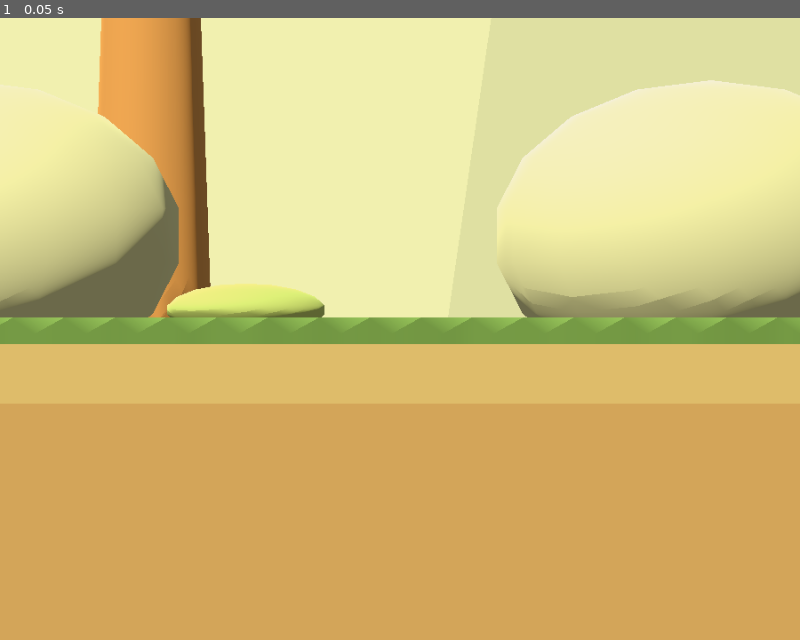
Above: before the commit, frame 1.
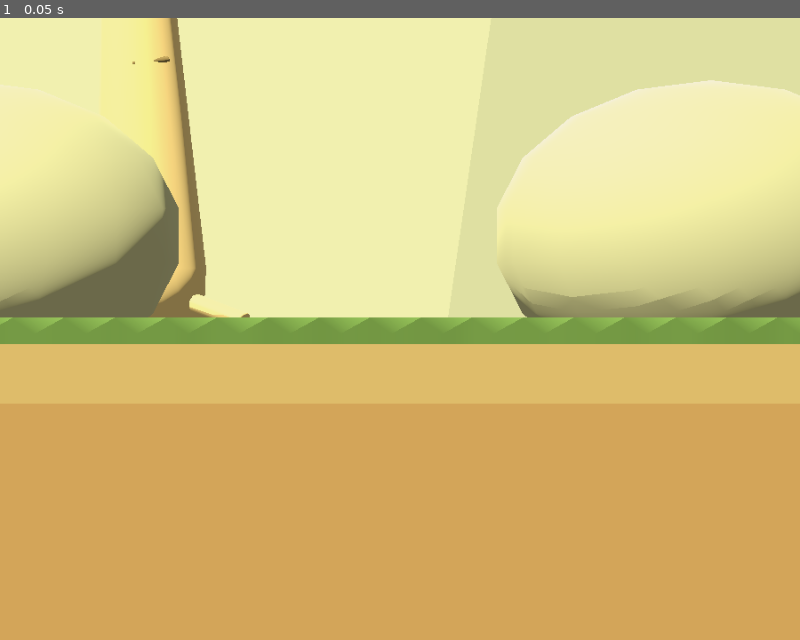
Above: after the commit, the same moment.

Repository: apps-skymesh/tuvlo-world
Game: Godot game, scene res://scenes/homestead.tscn
Two runs of this game, one before a commit and one after it. Both use one fixed random seed, a clock stepped at 60 frames per second and the inputs below.
Inputs:
- Up to frame 1 (0.05 s): no input

The runs differ from the first frame. In frame 1, 4.6% of the frame differs, in the area x 12-41%, y 0-49%.

Commit message:
WIP: landscape craft assets and presentation (unverified)
Committed to free the shared checkout at the owner's request; not tested or pushed.

Co-Authored-By: Claude Opus 5.5 <noreply@anthropic.com>
Claude-Session: https://claude.ai/code/session_0169ASwnyfGDhXdMU7BdNvfX

Diff:
--- /dev/null
+++ b/Godot/scripts/landscape_art.gd
@@ -0,0 +1,31 @@
+class_name HomesteadLandscapeArt
+extends RefCounted
+
+const MODELS={
+ "grove_tree":preload("res://assets/grove_tree/cozy_grove_tree.glb"),
+ "aspen_tree":preload("res://assets/aspen_tree/cozy_aspen_tree.glb"),
+ "pine_tree":preload("res://assets/pine_tree/cozy_pine_tree.glb"),
+ "path":preload("res://assets/path/cozy_path.glb"),
+ "flowers":preload("res://assets/flowers/cozy_flowers.glb"),
+ "rocks":preload("res://assets/rocks/cozy_rocks.glb")}
+static var materials={}
+
+static func attach(parent: Node3D,kind: String) -> Node3D:
+ var model=MODELS[kind].instantiate()
+ parent.add_child(model)
+ prepare(model)
+ return model
+
+static func prepare(node: Node):
+ if node is MeshInstance3D:
+  for index in node.mesh.get_surface_count():
+   var source=node.get_active_material(index)
+   var key=source.resource_name
+   # Share immutable materials; retain the stone's separate moss surface.
+   if not materials.has(key):
+    var material=source.duplicate()
+    material.vertex_color_use_as_albedo=true
+    materials[key]=material
+   if node.mesh.get_surface_count()==1: node.material_override=materials[key]
+   else: node.set_surface_override_material(index,materials[key])
+ for child in node.get_children(): prepare(child)
--- a/Godot/scripts/presentation.gd
+++ b/Godot/scripts/presentation.gd
@@ -264,9 +264,9 @@
 		var holder=Node3D.new()
 		patch.add_child(holder)
 		holder.position=spots[i]
-		holder.scale=Vector3.ONE*(0.85+0.12*(i%3))
+		holder.scale=Vector3(1.45,1,1.45)*(0.85+0.12*(i%3))
 		holder.rotation.y=i*1.3
-		tree(holder,false)
+		tree(holder,false,i%3)
 	var pile=Node3D.new()
 	patch.add_child(pile)
 	pile.position=Vector3(0.3,0,0.9)
@@ -836,18 +836,10 @@
 	for y in [0.84,1.05]:
 		HomesteadMesh.box(root,Vector3(0,y,-0.32),Vector3(1.8,0.15,0.11),"c49a70",0.045)
 
-func tree(root: Node3D,ghost: bool):
-	HomesteadMesh.cylinder(root,Vector3(0,0.85,0),0.16,1.7,"9b7c59",0.1)
-	HomesteadMesh.rod(root,Vector3(0,1.1,0),Vector3(0.48,2.0,0.1),0.085,"9b7c59")
-	var crown=Node3D.new()
-	root.add_child(crown)
-	crown.position.y=1.45
-	HomesteadMesh.ellipsoid(crown,Vector3(-0.39,0.69,0.06),Vector3(0.72,0.85,0.73),"3f9a45")
-	HomesteadMesh.ellipsoid(crown,Vector3(0.34,0.88,-0.03),Vector3(0.76,1.02,0.76),"58b84e")
-	HomesteadMesh.ellipsoid(crown,Vector3(0.04,1.46,0.04),Vector3(0.62,0.81,0.62),"7ed45c")
-	if not ghost: foliage.append(crown)
-	for p in [Vector3(0.25,0.05,0.28),Vector3(-0.3,0.04,0.1)]:
-		HomesteadMesh.ellipsoid(root,p,Vector3(0.21,0.07,0.15),"92a677")
+func tree(root: Node3D,ghost: bool,variant=0):
+	var model=HomesteadLandscapeArt.attach(root,["grove_tree","aspen_tree","pine_tree"][posmod(variant,3)])
+	var crown=model.find_child("Crown",true,false)
+	if crown and not ghost: foliage.append(crown)
 
 # The mission tree has its own seedling, young, and mature forms. The mature
 # canopy keeps its existing overhang; the one-square stem placement never moves.
@@ -863,33 +855,15 @@
 	model.configure(wins,yellow,reduced_motion,ghost)
 
 func flowers(root: Node3D,ghost: bool):
-	HomesteadMesh.ellipsoid(root,Vector3(0,0.035,0),Vector3(0.46,0.05,0.43),"91a778")
-	var patch=Node3D.new()
-	root.add_child(patch)
-	for i in 5:
-		var a=i*2.4
-		var p=Vector3(cos(a)*0.28,0.28+(i%2)*0.13,sin(a)*0.27)
-		HomesteadMesh.rod(patch,Vector3(p.x,0,p.z),p,0.018,"779365")
-		HomesteadMesh.ellipsoid(patch,Vector3(p.x+0.08,p.y*0.5,p.z),Vector3(0.12,0.045,0.06),"8da36e")
-		for petal in 5:
-			var angle=petal*TAU/5
-			HomesteadMesh.ellipsoid(patch,p+Vector3(cos(angle)*0.075,0,sin(angle)*0.075),Vector3(0.075,0.05,0.075),"f25b6a" if i%2 else "ffe14a")
-		HomesteadMesh.ellipsoid(patch,p+Vector3(0,0.035,0),Vector3.ONE*0.05,"f2a31a")
-	if not ghost: foliage.append(patch)
+	var model=HomesteadLandscapeArt.attach(root,"flowers")
+	var crown=model.find_child("Crown",true,false)
+	if crown and not ghost: foliage.append(crown)
 
 func rocks(root: Node3D):
-	var r=HomesteadMesh.ellipsoid(root,Vector3(-0.1,0.26,0),Vector3(0.38,0.3,0.34),"a7afa2")
-	r.rotation.z=0.22
-	HomesteadMesh.ellipsoid(root,Vector3(0.25,0.12,0.2),Vector3(0.2,0.15,0.18),"bec4b1")
+	HomesteadLandscapeArt.attach(root,"rocks")
+
 func path_tile(root: Node3D):
-	# Worn fitted stones leave small grass seams, rather than square beige blocks.
-	for i in 3:
-		var pivot=Node3D.new()
-		root.add_child(pivot)
-		pivot.position=Vector3(-0.24+i*0.23,0,0.10 if i%2 else -0.12)
-		pivot.rotation.y=-0.07+i*0.06
-		var outline=HomesteadMesh.rounded_outline(0.37,0.66 if i%2 else 0.72,0.11)
-		HomesteadMesh.polygon_slab(pivot,outline,0.06,0.025,["c4bda7","d0c4a7","bbb9a3"][i])
+	HomesteadLandscapeArt.attach(root,"path")
 	if data!=null and data.approvals>=55:
 		for x in [-0.42,0.42]:
 			HomesteadMesh.ellipsoid(root,Vector3(x,0.08,0.25),Vector3(0.05,0.035,0.07),"d8bf7d")
@@ -1120,8 +1094,8 @@
 		var holder=Node3D.new()
 		grove.add_child(holder)
 		holder.position=Vector3(-4.5+i*2.8,0,-4.3+sin(i*1.9)*0.5)
-		holder.scale=Vector3.ONE*(0.65+0.06*(i%2))
-		tree(holder,false)
+		holder.scale=Vector3(1.45,1,1.45)*(0.65+0.06*(i%2))
+		tree(holder,false,i%3)
 	# An asymmetric sweep of meadow flowers, rather than a grid of filler props.
 	for i in 22:
 		var angle=float(i)*0.24-1.5
@@ -1174,8 +1148,8 @@
 		var holder=Node3D.new()
 		ridge.add_child(holder)
 		holder.position=Vector3(-4.8+i*1.85,0,1.4+sin(i*1.7)*0.7)
-		holder.scale=Vector3.ONE*(0.54+0.07*(i%3))
-		tree(holder,false)
+		holder.scale=Vector3(1.45,1,1.45)*(0.54+0.07*(i%3))
+		tree(holder,false,i%3)
 	for i in 9:
 		HomesteadMesh.ellipsoid(ridge,Vector3(-4.9+i*1.2,0.15,3+sin(i*1.3)*0.6),Vector3(0.35,0.25,0.27),"a5ae9d")
 
--- a/Godot/tests/mac_playground.gd
+++ b/Godot/tests/mac_playground.gd
@@ -17,6 +17,8 @@
 var next_sample=0.0
 var started_ms=0
 var initial_camera="overview"
+var landscape_craft=false
+var landscape_step=-1
 var pond_polish=false
 var pond_polish_step=-1
 var place_interactions=false
@@ -63,6 +65,7 @@
  var args=OS.get_cmdline_user_args()
  for index in args.size():
   if args[index]=="--construction": construction_review=true; windmill_slice=true; capture_times=[1.0,4.0,8.0,13.0,17.0]
+  if args[index]=="--landscape-craft": landscape_craft=true; farm_film=true; capture_times=[2.0,6.0,10.0,14.0,18.0]
   if args[index]=="--pond-polish": pond_polish=true; farm_film=true; capture_times=[2.0,5.0,10.0,18.0]
   if args[index]=="--place-interactions": place_interactions=true; quiet_place_slice=true; farm_film=true; capture_times=[3.0,7.0,14.0,21.0,28.0,36.0]
   if args[index]=="--quiet-visits": quiet_visits=true; quiet_place_slice=true; farm_film=true; capture_times=[]
@@ -84,7 +87,7 @@
   if args[index]=="--seconds" and index+1<args.size(): duration=clampf(float(args[index+1]),1,60)
   if args[index]=="--capture" and index+1<args.size(): output=args[index+1]
  if output!="": DirAccess.make_dir_recursive_absolute(output)
- if quiet_visits or pond_polish or animal_detail or place_interactions:
+ if quiet_visits or pond_polish or animal_detail or place_interactions or landscape_craft:
   # The desktop compositor can stop drawing an occluded movie window while
   # simulation continues. Keep only this disposable recording window visible.
   root.always_on_top=true
@@ -100,6 +103,7 @@
   tree_camera()
   tree_story_clock=0.0
   if well_slice: start_well_story()
+ if landscape_craft: landscape_portrait()
  if animals_slice: send("camera",{"mode":"place","id":"barn","zoom":1.1})
  if farm_building_slice or animal_detail: farm_buildings_portrait()
  if quiet_place_slice or pond_polish: quiet_places_portrait()
@@ -317,6 +321,29 @@
  world.pan_size=12.0
  send("camera",{"mode":"pan","resetZoom":true})
 
+func landscape_portrait():
+ payload.items=[
+  {"id":"cottage","kind":"cottage","cell":{"x":3,"z":2},"rotation":0},
+  {"id":"mission","kind":"tree","cell":{"x":11,"z":2},"rotation":0},
+  {"id":"flowers","kind":"flowers","cell":{"x":5,"z":7},"rotation":0},
+  {"id":"rocks","kind":"rocks","cell":{"x":8,"z":10},"rotation":0}]
+ for z in range(6,12):payload.items.append({"id":"path-"+str(z),"kind":"path","cell":{"x":6,"z":z},"rotation":0})
+ payload.growthTreeID="mission"
+ snapshot()
+ var gallery=Node3D.new();world.add_child(gallery)
+ for i in 3:
+  var holder=Node3D.new();gallery.add_child(holder)
+  holder.position=HomesteadItems.cell_center(Vector2i(9+i*2,7))
+  holder.scale=Vector3(1.45,1,1.45)
+  world.presentation.tree(holder,false,i)
+ world.resident.cancel_tree_watering()
+ world.resident.route.clear();world.resident.state="pause";world.resident.timer=3600
+ world.resident.position=HomesteadItems.cell_center(Vector2i(7,7))
+ world.resident.model.set_motion("idle")
+ world.pan_focus=Vector3(-1,1.3,-3)
+ world.pan_size=12.4
+ send("camera",{"mode":"pan","resetZoom":true})
+
 func farm_buildings_portrait():
  well_phase=-1
  tree_story_clock=-1
@@ -496,6 +523,15 @@
 func _process(delta):
  if world==null: return false
  elapsed+=delta
+ if landscape_craft:
+  var step=0 if elapsed<3 else 1 if elapsed<8 else 2 if elapsed<12 else 3 if elapsed<16 else 4
+  if step!=landscape_step:
+   landscape_step=step
+   farm_film_title.text=["Beside the cottage","Grove, aspen and pine","Worn stone path","Meadow flowers","Weathered fieldstones"][step]
+   if step>0:
+    world.pan_focus=HomesteadItems.cell_center([Vector2i.ZERO,Vector2i(11,7),Vector2i(6,8),Vector2i(5,7),Vector2i(8,10)][step])+Vector3(0,[0.0,1.45,.08,.27,.23][step],0)
+    world.pan_size=[12.4,6.4,3.6,1.8,1.8][step]
+    send("camera",{"mode":"pan","resetZoom":true})
  if place_interactions:
   if elapsed>1.0 and not interaction_started:
    interaction_started=true
Binary file added: Godot/assets/aspen_tree/cozy_aspen_tree.glb
Not shown, added: Godot/assets/aspen_tree/cozy_aspen_tree.glb.import
Binary file added: Godot/assets/flowers/cozy_flowers.glb
Not shown, added: Godot/assets/flowers/cozy_flowers.glb.import
Binary file added: Godot/assets/grove_tree/cozy_grove_tree.glb
Not shown, added: Godot/assets/grove_tree/cozy_grove_tree.glb.import
Binary file added: Godot/assets/path/cozy_path.glb
Not shown, added: Godot/assets/path/cozy_path.glb.import
Binary file added: Godot/assets/pine_tree/cozy_pine_tree.glb
Not shown, added: Godot/assets/pine_tree/cozy_pine_tree.glb.import
Binary file added: Godot/assets/rocks/cozy_rocks.glb
Not shown, added: Godot/assets/rocks/cozy_rocks.glb.import
(and 1 more such lines)
